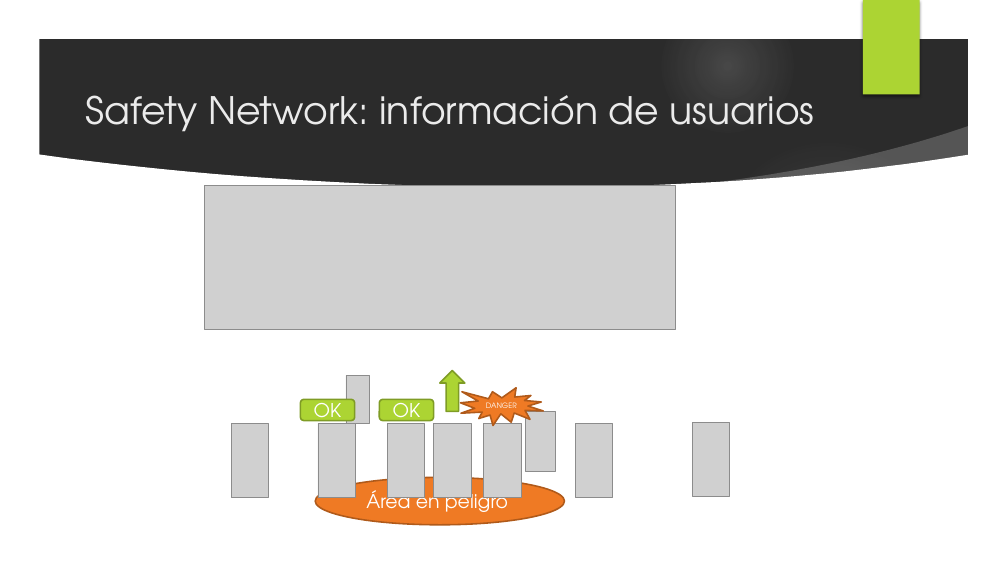
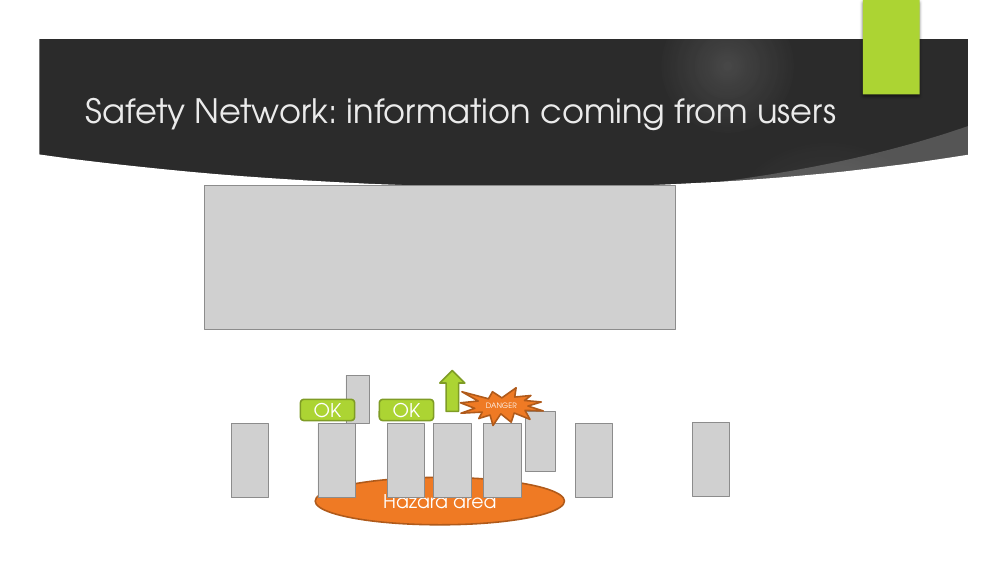
Before and after one commit to javieraviles/spaceappschallenge, a slide deck: slide 3 of Documentation/project_slide.pptx. Drawn at 1008x567 pixels with LibreOffice and Linux fonts; fonts in the diff are those of the drawing; grey boxes stand for pictures; background and template pictures are left out; a plain dark background stands for a picture behind light text. Boxes give left, top, right and bottom in pixels: in the first picture for what was removed or moved away, otherwise in the second. Text is boxed around its words. In the diff, an @@ line names an element or a change of style, - is before the commit and + after.

```diff
--- a/Documentation/project_slide.pptx
+++ b/Documentation/project_slide.pptx
@@ title at (85,97,836,130): text changed; size 36 to 32 pt @@
-Safety Network: información de usuarios
+Safety Network: information coming from users
@@ text in ellipse at (383,489,496,509): text changed @@
-Área en peligro
+Hazard area
```
Also in this commit, not shown: 8 other slides changed, 2 other files.
